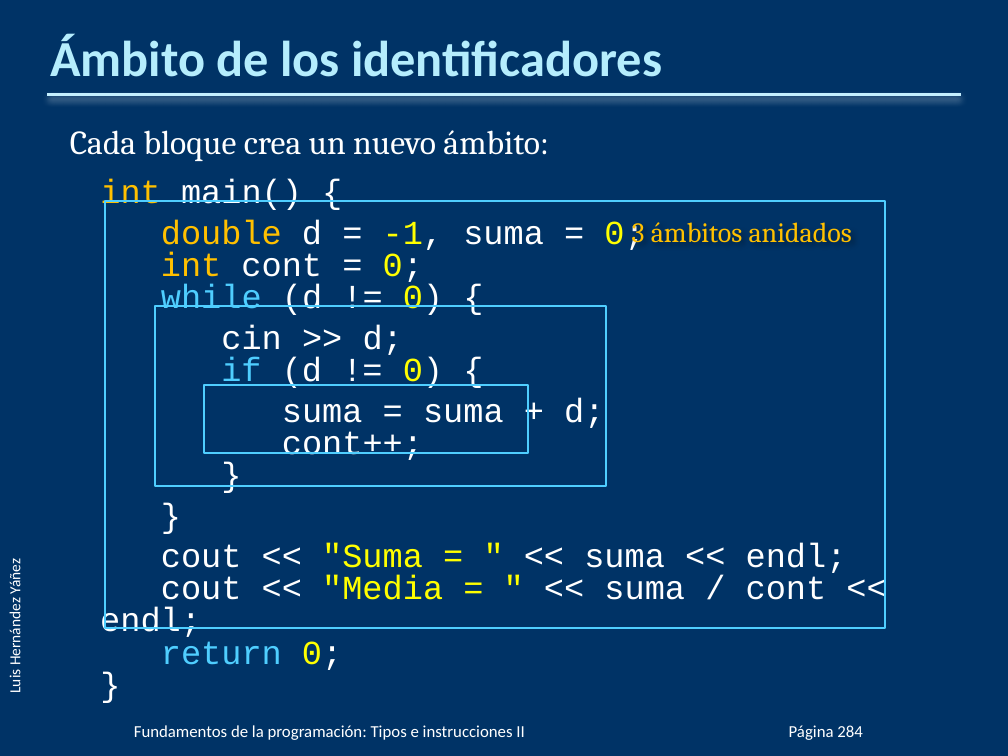
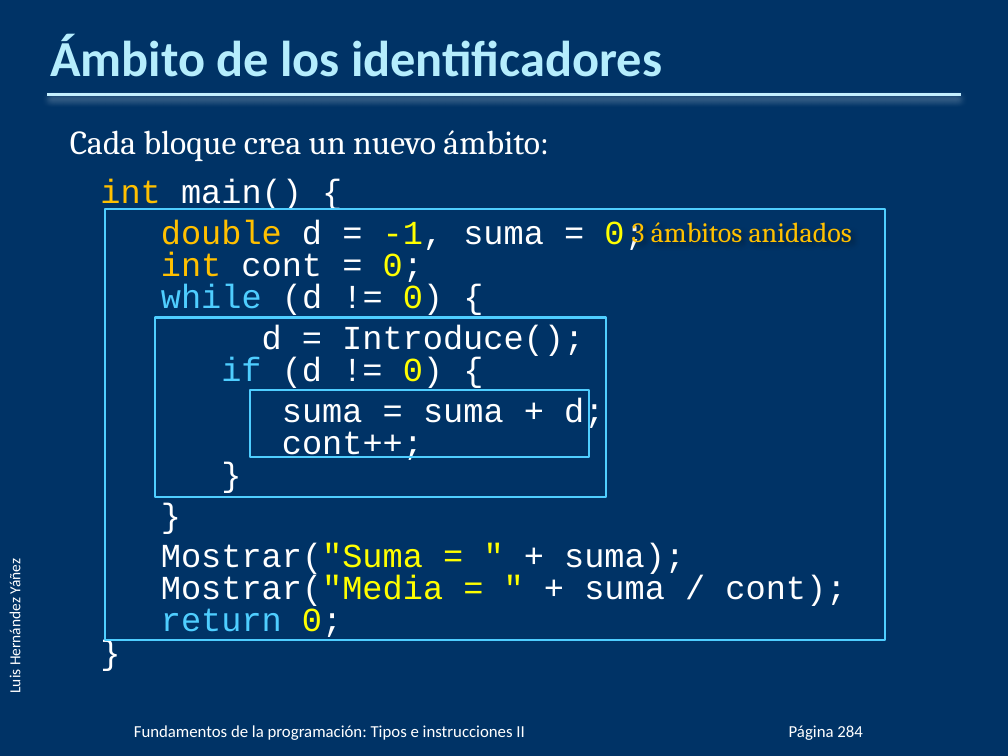
Before and after one commit to cmdgeneration/01-Fundamentos, a slide deck: slide 60 of PPTs/FP03.pptx. Drawn at 1008x756 pixels with LibreOffice and Linux fonts; fonts in the diff are those of the drawing; background and template pictures are left out. Boxes give left, top, right and bottom in pixels: in the first picture for what was removed or moved away, otherwise in the second. Text is boxed around its words. In the diff, an @@ line names an element or a change of style, - is before the commit and + after.

```diff
--- a/PPTs/FP03.pptx
+++ b/PPTs/FP03.pptx
@@ rectangle: place and size @@
-rectangle at bbox=[105, 202, 885, 628]
+rectangle at bbox=[105, 210, 885, 640]
@@ rectangle: place and size @@
-rectangle at bbox=[155, 306, 607, 486]
+rectangle at bbox=[155, 318, 607, 497]
@@ text at bbox=[262, 324, 584, 358]: text changed @@
-  cin >> d;
+  d = Introduce();
@@ rectangle: place and size @@
-rectangle at bbox=[205, 385, 528, 453]
+rectangle at bbox=[250, 390, 590, 458]
@@ text at bbox=[161, 543, 846, 609]: text changed @@
-  cout << "Suma = " << suma << endl;
-  cout << "Media = " << suma / cont << endl;
+  Mostrar("Suma = " + suma);
+  Mostrar("Media = " + suma / cont);
```
Also in this commit, not shown: 41 other slides changed, 4 other files.
